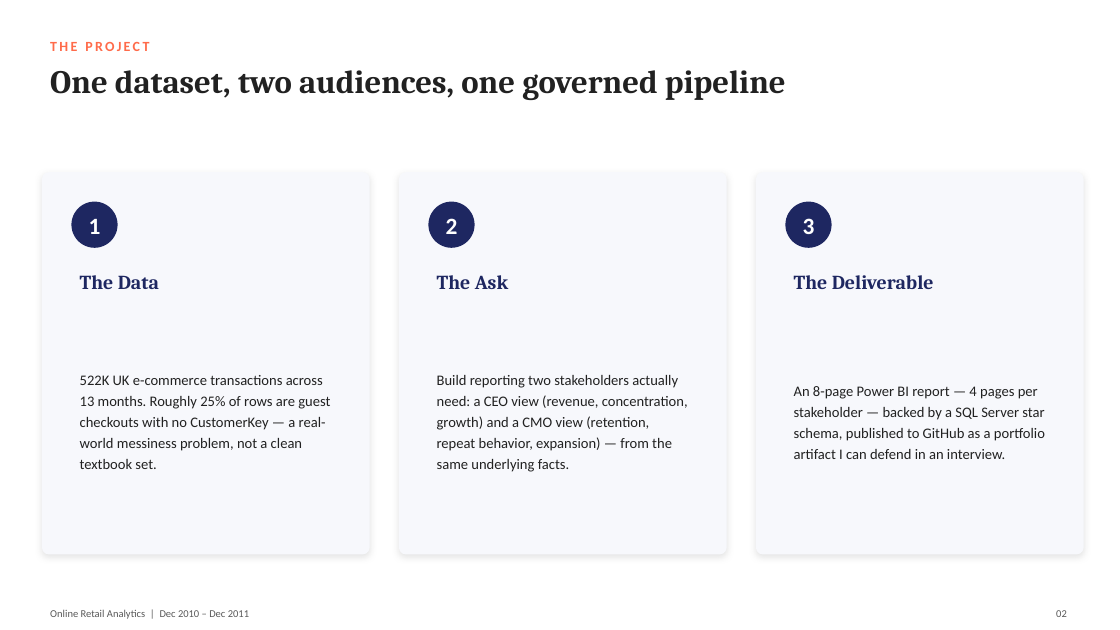
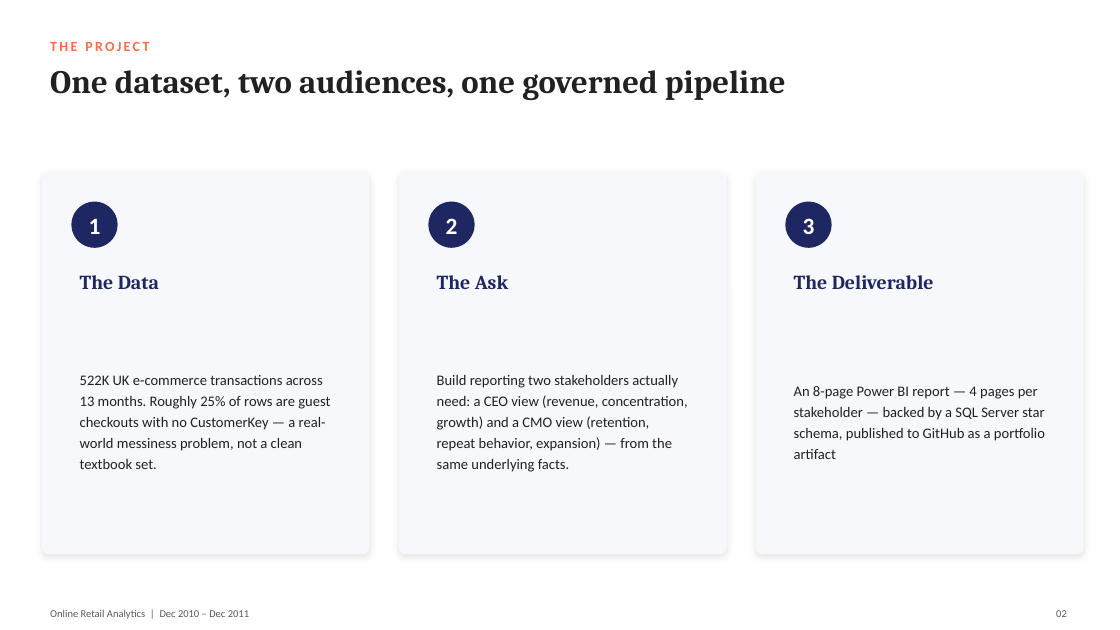
Before and after one commit to mohana-123/tcs-data-visualisation, a slide deck: slide 2 of Visualisations/Online_Retail_Analytics.pptx. Drawn at 1120x630 pixels with LibreOffice and Linux fonts; fonts in the diff are those of the drawing. Boxes give left, top, right and bottom in pixels: in the first picture for what was removed or moved away, otherwise in the second. Text is boxed around its words. In the diff, an @@ line names an element or a change of style, - is before the commit and + after.

Commit message:
Completed PPT

```diff
--- a/Visualisations/Online_Retail_Analytics.pptx
+++ b/Visualisations/Online_Retail_Analytics.pptx
@@ text at (x1=794, y1=386, x2=1045, y2=459): text changed @@
-An 8-page Power BI report — 4 pages per stakeholder — backed by a SQL Server star schema, published to GitHub as a portfolio artifact I can defend in an interview.
+An 8-page Power BI report — 4 pages per stakeholder — backed by a SQL Server star schema, published to GitHub as a portfolio artifact
```
Also in this commit, not shown: 1 other slide changed, 4 other files.
